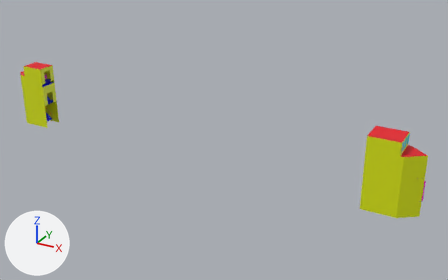
Two versions of the FBX model Escape the Design Lab/Assets/Art/Luuk/GBW blauw/Trappen/GBW Traptreden.fbx, one commit apart.
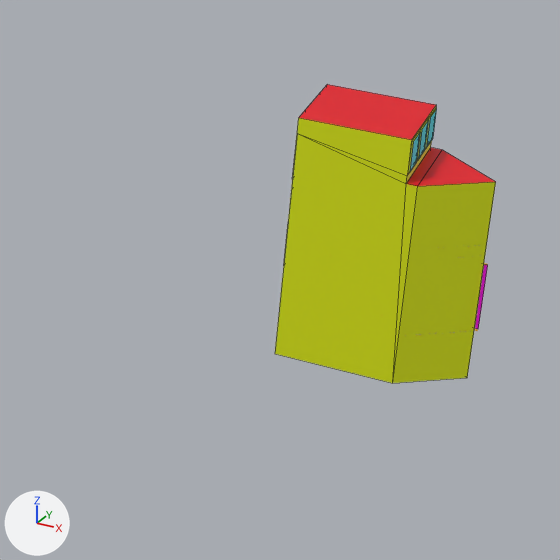
There are two pictures of each version: one whole from a camera (50 mm lens) standing at (76.6, -77.4, 39.0) and looking at (33.3, 1.4, -0.4), one close up on the part from 61% to 100% of the width and 36% to 97% of the height. Arrows for +X, +Y and +Z are at lower left; the lights stay in place. The close-ups show mesh edges as thin lines. Where no turn or scale is listed for an object, it has been applied to the vertices.

Names of what the first close-up shows: 'StairRooms(Muren)', 'StairRooms(Ramen)', 'StairRoomsPlafond'.
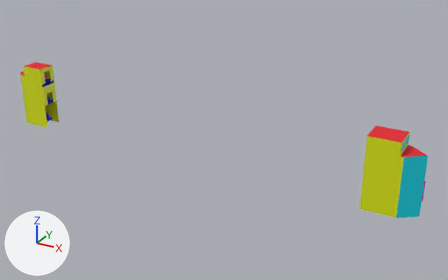
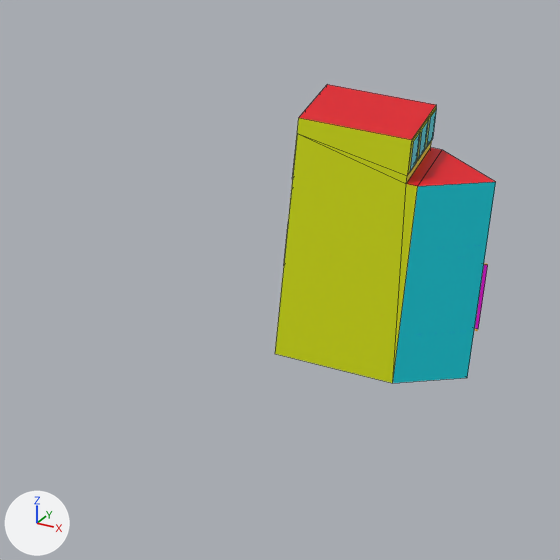
What differs and where, as boxes (x1, y1, x2, y2) in the close-ups (560 x 560 px):
'StairRooms(Muren)', reshaped: before (275, 106, 496, 383); after (275, 106, 437, 383)
'StairRooms(Ramen)', reshaped: before (410, 109, 437, 171); after (393, 109, 496, 383)
part 1 of me_plane_016, added (cyan): after (393, 182, 496, 383)
part 2 of me_plane_013, deleted (yellow): before (393, 182, 496, 383)

Patch to the scene script:
```diff
--- a/Escape the Design Lab/Assets/Art/Luuk/GBW blauw/Trappen/GBW Traptreden.fbx.py
+++ b/Escape the Design Lab/Assets/Art/Luuk/GBW blauw/Trappen/GBW Traptreden.fbx.py
@@ me_plane_016 @@
 me_plane_016.from_pydata(...)  # 24 vertices, 6 faces; spans x -5.7..61.6, y -2.6..1.4, z 5.3..6.7
 # used by ob_stairrooms_ramen; location = (0.0, 0.0, 0.0)
 # verts and faces of me_plane_016; kept vertices keep their numbers, new ones are numbered from 24
+# me_plane_016 part 1
+verts[30] = (62.0, -2.7, -4.2)  # pixel (392, 383)
+verts[31] = (62.0, 1.4, -4.2)
+verts[32] = (64.6, -0.7, -4.2)  # pixel (467, 377)
+for new, old in zip([33, 34, 35], [30, 31, 32]): verts[new] = verts[old] + (0.0, 0.0, 9.0)
+faces += [(30, 33, 35, 32), (31, 32, 35, 34)]
 me_plane_016.materials.append(mat_raam)
@@ me_plane_013 @@
 me_plane_013.from_pydata(...)  # 132 vertices, 90 faces; spans x -8.2..64.6, y -2.7..1.5, z -4.2..6.8
 # used by ob_stairrooms_muren; location = (0.0, 0.0, 0.0)
 # verts and faces of me_plane_013; kept vertices keep their numbers, new ones are numbered from 132
 # before: 56 (62.0, -2.7, -4.2) at pixel (392, 383), 57 (62.0, 1.4, -4.2), 58 (64.6, -0.7, -4.2) at pixel (467, 377), 61 (62.0, -2.7, 4.8) at pixel (417, 186), 63 (64.6, -0.7, 4.8) at pixel (495, 181)
 # before: 64 (62.0, 1.4, 4.8) at pixel (442, 149)
+# me_plane_013 part 2
+delete_vertices([58, 63])  # with the faces that use them
 me_plane_013.materials.append(mat_muurtjes)
```
